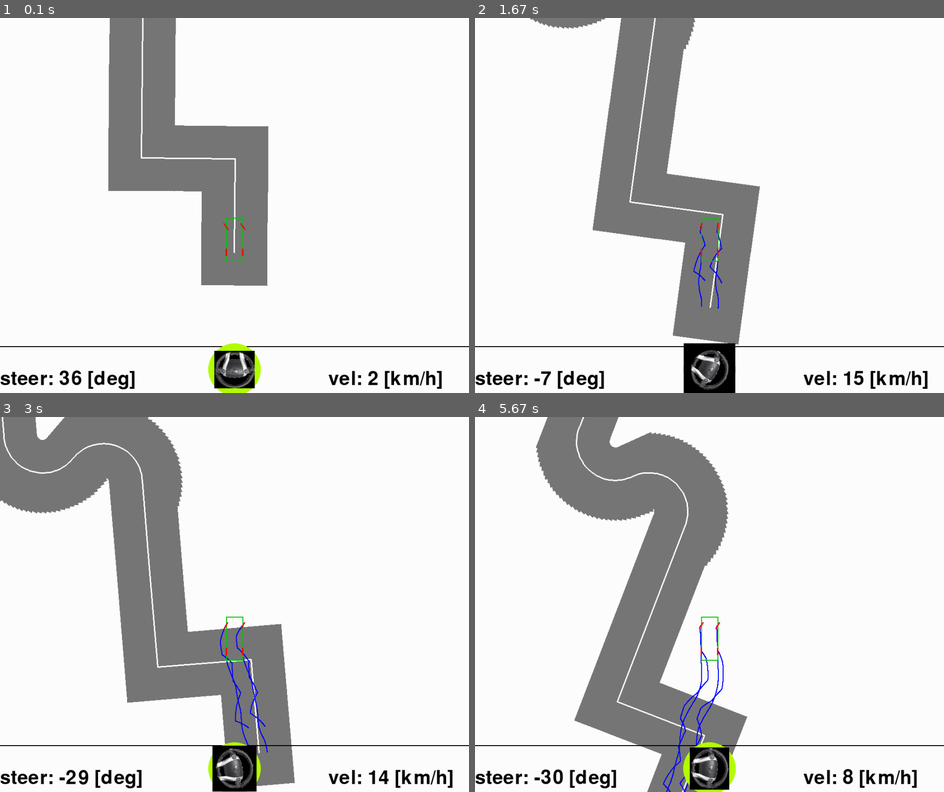
Above: before the commit, frames 1-4 (two rows, left to right).
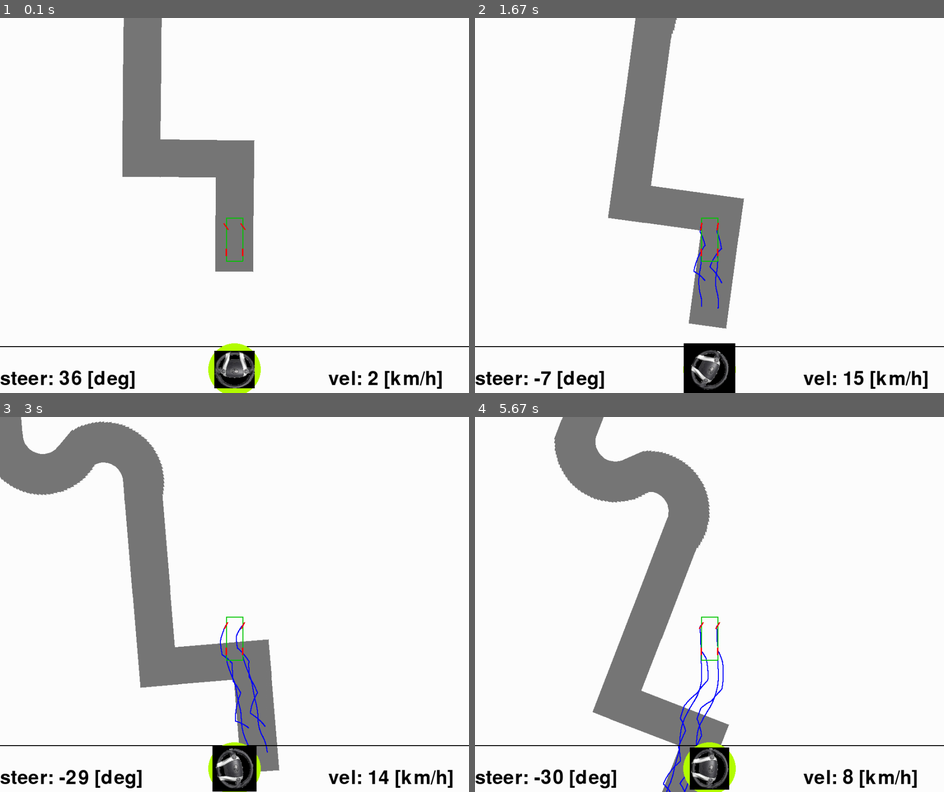
Above: after the commit, the same moments.

Repository: hatofly/pygame_simple_drive_simulator
Game: pygame game, started from trajectory_pygame.py
The game is run twice, just before and just after one commit, with the same random seed, the same clock (stepped at 60 frames per second) and the same inputs.
Inputs (mouse positions are in pixels of both pictures, inside the frame that each line leads up to):
- Up to frame 1 (0.1 s): no input
- Up to frame 2 (1.67 s): tap Shift at 0.33, 1.23, 1.57 s; hold W 0.67-1.13 s; move the mouse to (859, 194) at 0.7 s; hold S 1.17-1.47 s; move the mouse to (596, 209) at 1.2 s; hold W from 1.5 s (still down); move the mouse to (756, 288) at 1.53 s
- Up to frame 3 (3 s): release W at 1.87 s; hold S 1.9-2.27 s; move the mouse to (89, 548) at 1.93 s; tap Shift at 1.97, 2.37, 2.7 s; hold W 2.3-2.6 s; move the mouse to (304, 473) at 2.33 s; hold S 2.63-2.93 s; move the mouse to (408, 735) at 2.67 s; hold W from 2.97 s (still down)
- Up to frame 4 (5.67 s): move the mouse to (765, 638) at 3 s; tap Shift at 3.03, 3.43, 3.83, 4.17, 4.5, 4.9, 5.3, 5.63 s; release W at 3.33 s; hold S 3.37-3.73 s; move the mouse to (587, 465) at 3.4 s; hold W 3.77-4.07 s; move the mouse to (596, 529) at 3.8 s; hold S 4.1-4.4 s; move the mouse to (540, 593) at 4.13 s; hold W 4.43-4.8 s; move the mouse to (686, 702) at 4.47 s; hold S 4.83-5.2 s; move the mouse to (714, 645) at 4.87 s; hold W 5.23-5.53 s; move the mouse to (695, 540) at 5.27 s; hold S from 5.57 s (still down); move the mouse to (887, 747) at 5.6 s

The runs differ from the first frame. In frame 1, 6.5% of the frame differs, in the area x 23-58%, y 0-72%; in frame 2, 7.7%; in frame 3, 10%, in the area x 0-63%, y 0-99%; in frame 4, 9.8%.

Commit message:
Readme書いた

Diff:
--- a/trajectory_pygame.py
+++ b/trajectory_pygame.py
@@ -285,7 +285,7 @@
         #draw_road(start_pos_scv,Ls_scv,3.5,1,thetas_scv)
 
         ##複合経路も作れる
-        draw_road(start_pos_sc,Ls_sc+Ls_scv,7,2,thetas_sc+thetas_scv)
+        draw_road(start_pos_sc,Ls_sc+Ls_scv,4,1,thetas_sc+thetas_scv)
         # 車輪の軌跡の描画
         for rec in [lf_rec,rf_rec,lb_rec,rb_rec]:
             for r in rec:
Not shown, added: Readme.md
Binary file added: sample1.png
Binary file added: sample2.png
